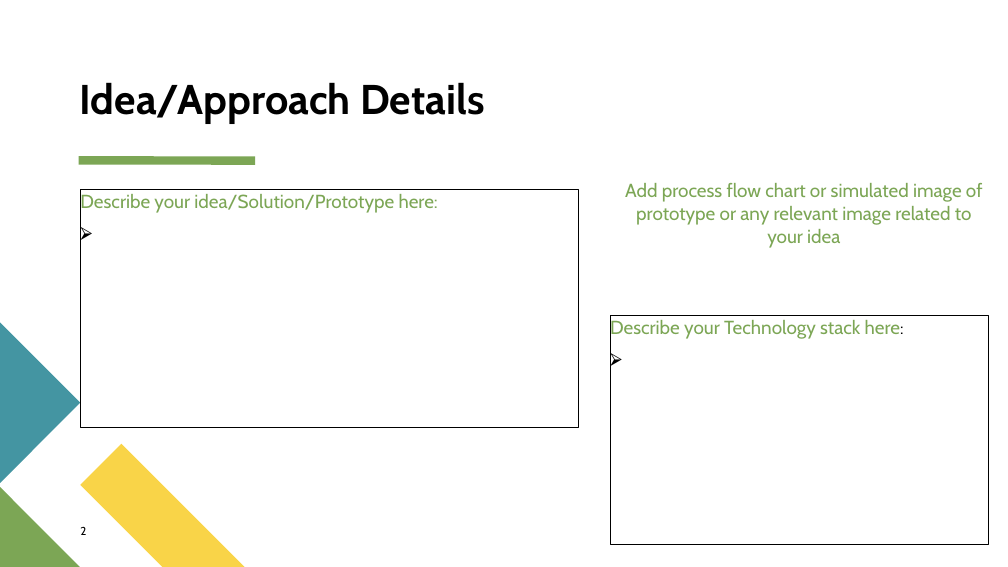
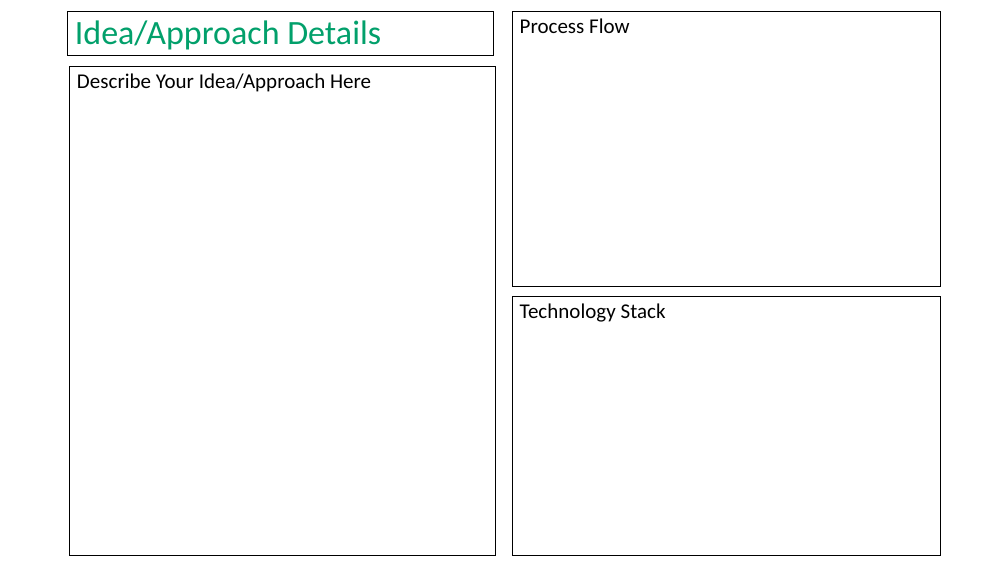
Before and after one commit to HARIOM317/SIH-WebApp, a slide deck: slide 2 of src/Assets/Guidelines/Idea-Presentation-Format.pptx. Drawn at 1008x567 pixels with LibreOffice and Linux fonts; fonts in the diff are those of the drawing. Boxes give left, top, right and bottom in pixels: in the first picture for what was removed or moved away, otherwise in the second. Text is boxed around its words. In the diff, an @@ line names an element or a change of style, - is before the commit and + after.

```diff
--- a/src/Assets/Guidelines/Idea-Presentation-Format.pptx
+++ b/src/Assets/Guidelines/Idea-Presentation-Format.pptx
@@ title "Idea/Approach Details": place and size @@
-title "Idea/Approach Details" at (80, 82, 485, 124)
+title "Idea/Approach Details" at (67, 11, 494, 56)
@@ title "Idea/Approach Details" at (67, 11, 494, 56): size 39.6 to 32.4 pt, font Cabin to Calibri, text colour #000000 to #02A06B, bold off; vertical alignment bottom to middle; outline none to #000000 0.75 pt @@
@@ text added at (512, 11, 941, 287), outline #000000 0.75 pt, 20 pt, text #000000 @@
+Process Flow
@@ text "Describe Your Idea/Approach Here": place and size @@
-text "Describe Your Idea/Approach Here" at (80, 189, 578, 427)
+text "Describe Your Idea/Approach Here" at (70, 67, 496, 556)
@@ text at (77, 73, 371, 92): text changed; size 18 to 20 pt; font Cabin to Calibri; text colour #7CA655 to #000000 @@
-Describe your idea/Solution/Prototype here:
+Describe Your Idea/Approach Here
@@ line removed from (79, 160) to (256, 160) @@
@@ text removed at (625, 183, 983, 248) @@
-Add process flow chart or simulated image of prototype or any relevant image related to your idea
@@ rectangle "Technology Stack": place and size @@
-rectangle "Technology Stack" at (610, 316, 988, 544)
+rectangle "Technology Stack" at (512, 297, 941, 557)
@@ freeform shape removed at (0, 323, 80, 483) @@
@@ text in rectangle at (520, 303, 666, 322): text changed; size 18 to 20 pt; font Cabin to Calibri; text colour #7CA655 to #000000 @@
-Describe your Technology stack here:
+Technology Stack
@@ freeform shape removed at (80, 444, 244, 567) @@
@@ freeform shape removed at (0, 487, 80, 567) @@
@@ page number removed at (80, 527, 86, 535) @@
-2
```
Also in this commit, not shown: 4 other slides changed, 58 other files.
